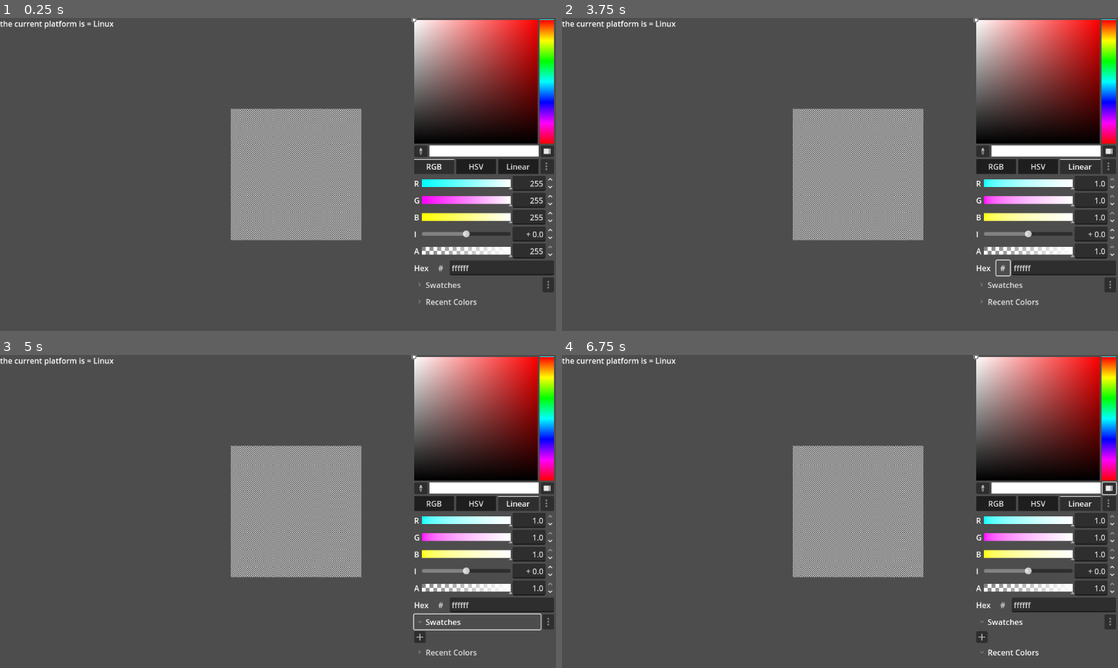
Above: before the commit, frames 1-4 (two rows, left to right).
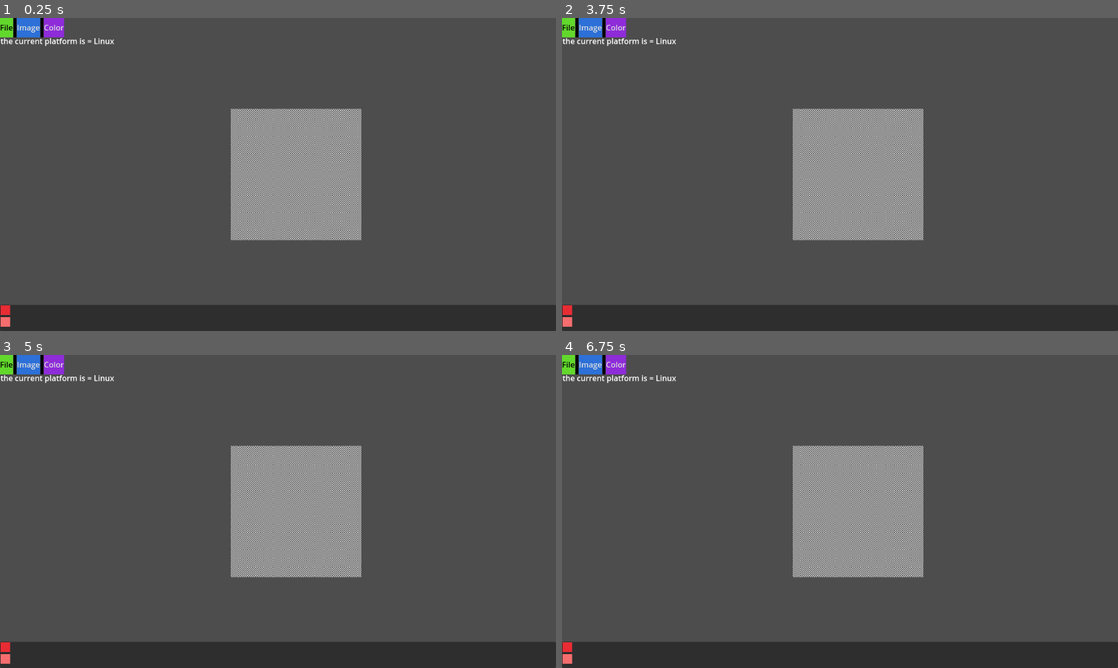
Above: after the commit, the same moments.

Repository: y1z/ms-pixel
Game: Godot game, scene res://Scenes/main.tscn
Two runs of this game, one before a commit and one after it. Both use one fixed random seed, a clock stepped at 60 frames per second and the inputs below.
Inputs (mouse positions are in pixels of both pictures, inside the frame that each line leads up to):
- Up to frame 1 (0.25 s): no input
- Up to frame 2 (3.75 s): click (984, 152) at 0.52 s; click (995, 165) at 1.25 s, where only the run before the commit has a clickable "RGB"; click (1040, 165) at 2 s, where only the run before the commit has a clickable "HSV"; click (1079, 165) at 2.75 s, where only the run before the commit has a clickable "Linear"; click (1001, 268) at 3.5 s, where only the run before the commit has a clickable "#"
- Up to frame 3 (5 s): click (478, 621) at 4.25 s, where only the run before the commit has a clickable "Swatches"
- Up to frame 4 (6.75 s): click (1045, 652) at 5 s, where only the run before the commit has a clickable "Recent Colors"; click (1106, 489) at 5.77 s; click (1106, 502) at 6.52 s

The runs differ from the first frame. In frame 1, 25% of the frame differs, in the area x 0-100%, y 0-100%; in frame 2, 25%; in frame 3, 25%; in frame 4, 25%.

Commit message:
everthing else

Diff:
--- a/Scenes/UI/debug_text.tscn
+++ b/Scenes/UI/debug_text.tscn
@@ -15,5 +15,7 @@
 
 [node name="Label" type="Label" parent="CanvasLayer"]
 unique_name_in_owner = true
-offset_right = 1.0
-offset_bottom = 23.0
+offset_left = 1.0
+offset_top = 36.0
+offset_right = 2.0
+offset_bottom = 59.0
--- a/Scenes/UI/desktop_ui.tscn
+++ b/Scenes/UI/desktop_ui.tscn
@@ -1,11 +1,254 @@
-[gd_scene format=3 uid="uid://dmpfwwg1ds5m8"]
+[gd_scene load_steps=18 format=3 uid="uid://dmpfwwg1ds5m8"]
+
+[ext_resource type="Script" uid="uid://n1uqsbjndnkt" path="res://Scripts/UI/desktop_ui.gd" id="1_vjaii"]
+[ext_resource type="PackedScene" uid="uid://naw1yrmeases" path="res://Entities/pigment.tscn" id="2_djg63"]
+
+[sub_resource type="Theme" id="Theme_2rurq"]
+
+[sub_resource type="StyleBoxFlat" id="StyleBoxFlat_2rurq"]
+bg_color = Color(0.38431373, 0.84705883, 0.17254902, 1)
+
+[sub_resource type="StyleBoxFlat" id="StyleBoxFlat_u85jc"]
+bg_color = Color(0.39498106, 0.8638287, 0.17334151, 1)
+
+[sub_resource type="StyleBoxFlat" id="StyleBoxFlat_etq4e"]
+bg_color = Color(0.2686825, 0.5886543, 0.13048649, 1)
+
+[sub_resource type="StyleBoxFlat" id="StyleBoxFlat_ff6eo"]
+bg_color = Color(0.38431373, 0.84705883, 0.17254902, 1)
+
+[sub_resource type="StyleBoxFlat" id="StyleBoxFlat_vjaii"]
+bg_color = Color(0, 0, 0, 1)
+expand_margin_left = 3.0
+expand_margin_right = 3.0
+
+[sub_resource type="StyleBoxFlat" id="StyleBoxFlat_djg63"]
+bg_color = Color(0.17254902, 0.4392157, 0.84705883, 1)
+
+[sub_resource type="StyleBoxFlat" id="StyleBoxFlat_64q37"]
+bg_color = Color(0.20357609, 0.4753403, 0.88863575, 1)
+
+[sub_resource type="StyleBoxFlat" id="StyleBoxFlat_oe4xj"]
+bg_color = Color(0.082102574, 0.28457257, 0.5885477, 1)
+
+[sub_resource type="StyleBoxFlat" id="StyleBoxFlat_iwsos"]
+bg_color = Color(0.20392157, 0.4745098, 0.8901961, 1)
+
+[sub_resource type="StyleBoxFlat" id="StyleBoxFlat_ixii8"]
+bg_color = Color(0.5529412, 0.17254902, 0.84705883, 1)
+
+[sub_resource type="StyleBoxFlat" id="StyleBoxFlat_vq7cb"]
+bg_color = Color(0.6862522, 0.39265135, 0.9658045, 1)
+
+[sub_resource type="StyleBoxFlat" id="StyleBoxFlat_72qej"]
+bg_color = Color(0.42969164, 0.102167614, 0.6707597, 1)
+
+[sub_resource type="StyleBoxFlat" id="StyleBoxFlat_24337"]
+bg_color = Color(0.36966333, 0.078116424, 0.57945824, 1)
+
+[sub_resource type="StyleBoxFlat" id="StyleBoxFlat_gxr8r"]
+bg_color = Color(0.5529412, 0.17254902, 0.84705883, 1)
 
 [node name="DesktopUi" type="Control"]
+visible = false
 layout_mode = 3
 anchors_preset = 15
 anchor_right = 1.0
 anchor_bottom = 1.0
 grow_horizontal = 2
 grow_vertical = 2
+script = ExtResource("1_vjaii")
 
 [node name="CanvasLayer" type="CanvasLayer" parent="."]
+
+[node name="Top bar" type="Control" parent="CanvasLayer"]
+layout_mode = 3
+anchors_preset = 10
+anchor_right = 1.0
+grow_horizontal = 2
+
+[node name="options" type="HBoxContainer" parent="CanvasLayer/Top bar"]
+layout_mode = 0
+offset_right = 40.0
+offset_bottom = 40.0
+
+[node name="file button" type="Button" parent="CanvasLayer/Top bar/options"]
+unique_name_in_owner = true
+layout_mode = 2
+theme = SubResource("Theme_2rurq")
+theme_override_colors/font_color = Color(0, 0, 0, 1)
+theme_override_colors/font_focus_color = Color(0, 0, 0, 1)
+theme_override_colors/font_pressed_color = Color(0, 0, 0, 1)
+theme_override_colors/font_hover_color = Color(0, 0, 0, 1)
+theme_override_styles/normal = SubResource("StyleBoxFlat_2rurq")
+theme_override_styles/pressed = SubResource("StyleBoxFlat_u85jc")
+theme_override_styles/hover = SubResource("StyleBoxFlat_etq4e")
+text = "File"
+
+[node name="file button sub-menu" type="Panel" parent="CanvasLayer/Top bar/options/file button"]
+unique_name_in_owner = true
+layout_mode = 0
+offset_top = 40.0
+offset_right = 224.0
+offset_bottom = 308.0
+theme_override_styles/panel = SubResource("StyleBoxFlat_ff6eo")
+
+[node name="VBoxContainer" type="VBoxContainer" parent="CanvasLayer/Top bar/options/file button/file button sub-menu"]
+layout_mode = 0
+offset_right = 223.0
+offset_bottom = 264.0
+
+[node name="Save" type="Button" parent="CanvasLayer/Top bar/options/file button/file button sub-menu/VBoxContainer"]
+layout_mode = 2
+text = "Save"
+alignment = 0
+
+[node name="Save as" type="Button" parent="CanvasLayer/Top bar/options/file button/file button sub-menu/VBoxContainer"]
+layout_mode = 2
+text = "Save"
+alignment = 0
+
+[node name="Load" type="Button" parent="CanvasLayer/Top bar/options/file button/file button sub-menu/VBoxContainer"]
+layout_mode = 2
+text = "Load"
+alignment = 0
+
+[node name="Export" type="Button" parent="CanvasLayer/Top bar/options/file button/file button sub-menu/VBoxContainer"]
+layout_mode = 2
+text = "Export
+"
+alignment = 0
+
+[node name="Export as" type="Button" parent="CanvasLayer/Top bar/options/file button/file button sub-menu/VBoxContainer"]
+layout_mode = 2
+text = "Export As
+"
+alignment = 0
+
+[node name="Quit" type="Button" parent="CanvasLayer/Top bar/options/file button/file button sub-menu/VBoxContainer"]
+layout_mode = 2
+text = "Quit"
+alignment = 0
+
+[node name="separator" type="Panel" parent="CanvasLayer/Top bar/options"]
+layout_mode = 2
+theme_override_styles/panel = SubResource("StyleBoxFlat_vjaii")
+
+[node name="image button" type="Button" parent="CanvasLayer/Top bar/options"]
+unique_name_in_owner = true
+layout_mode = 2
+theme = SubResource("Theme_2rurq")
+theme_override_styles/normal = SubResource("StyleBoxFlat_djg63")
+theme_override_styles/pressed = SubResource("StyleBoxFlat_64q37")
+theme_override_styles/hover = SubResource("StyleBoxFlat_oe4xj")
+text = "Image"
+
+[node name="image  button sub-menu" type="Panel" parent="CanvasLayer/Top bar/options/image button"]
+unique_name_in_owner = true
+visible = false
+layout_mode = 0
+offset_top = 40.0
+offset_right = 224.0
+offset_bottom = 308.0
+theme_override_styles/panel = SubResource("StyleBoxFlat_iwsos")
+
+[node name="VBoxContainer" type="VBoxContainer" parent="CanvasLayer/Top bar/options/image button/image  button sub-menu"]
+layout_mode = 0
+offset_right = 223.0
+offset_bottom = 264.0
+
+[node name="change size" type="Button" parent="CanvasLayer/Top bar/options/image button/image  button sub-menu/VBoxContainer"]
+layout_mode = 2
+text = "Change size"
+alignment = 0
+
+[node name="separator2" type="Panel" parent="CanvasLayer/Top bar/options"]
+layout_mode = 2
+theme_override_styles/panel = SubResource("StyleBoxFlat_vjaii")
+
+[node name="color button" type="Button" parent="CanvasLayer/Top bar/options"]
+unique_name_in_owner = true
+layout_mode = 2
+theme = SubResource("Theme_2rurq")
+theme_override_styles/normal = SubResource("StyleBoxFlat_ixii8")
+theme_override_styles/pressed = SubResource("StyleBoxFlat_vq7cb")
+theme_override_styles/hover = SubResource("StyleBoxFlat_72qej")
+theme_override_styles/hover_pressed = SubResource("StyleBoxFlat_24337")
+text = "Color"
+
+[node name="color button sub-menu" type="Panel" parent="CanvasLayer/Top bar/options/color button"]
+unique_name_in_owner = true
+visible = false
+layout_mode = 0
+offset_top = 40.0
+offset_right = 224.0
+offset_bottom = 308.0
+theme_override_styles/panel = SubResource("StyleBoxFlat_gxr8r")
+
+[node name="VBoxContainer" type="VBoxContainer" parent="CanvasLayer/Top bar/options/color button/color button sub-menu"]
+layout_mode = 0
+offset_right = 223.0
+offset_bottom = 264.0
+
+[node name="Save" type="Button" parent="CanvasLayer/Top bar/options/color button/color button sub-menu/VBoxContainer"]
+layout_mode = 2
+text = "Save"
+alignment = 0
+
+[node name="CheckBox" type="CheckBox" parent="CanvasLayer/Top bar/options/color button/color button sub-menu/VBoxContainer"]
+unique_name_in_owner = true
+layout_mode = 2
+
+[node name="Label" type="Label" parent="CanvasLayer/Top bar/options/color button/color button sub-menu/VBoxContainer/CheckBox"]
+layout_mode = 0
+offset_left = 25.0
+offset_right = 65.0
+offset_bottom = 23.0
+text = "turn on color picker"
+
+[node name="Export as" type="Button" parent="CanvasLayer/Top bar/options/color button/color button sub-menu/VBoxContainer"]
+layout_mode = 2
+text = "Export As
+"
+alignment = 0
+
+[node name="Quit" type="Button" parent="CanvasLayer/Top bar/options/color button/color button sub-menu/VBoxContainer"]
+layout_mode = 2
+text = "Quit"
+alignment = 0
+
+[node name="color picker" type="ColorPicker" parent="CanvasLayer"]
+unique_name_in_owner = true
+offset_left = 819.0
+offset_top = 14.0
+offset_right = 1117.0
+offset_bottom = 621.0
+
+[node name="Pigment container" type="Panel" parent="CanvasLayer"]
+anchors_preset = 12
+anchor_top = 1.0
+anchor_right = 1.0
+anchor_bottom = 1.0
+offset_top = -54.0
+grow_horizontal = 2
+grow_vertical = 0
+
+[node name="VBoxContainer" type="VBoxContainer" parent="CanvasLayer/Pigment container"]
+layout_mode = 0
+offset_right = 40.78
+offset_bottom = 54.255
+
+[node name="HBoxContainer" type="HBoxContainer" parent="CanvasLayer/Pigment container/VBoxContainer"]
+custom_minimum_size = Vector2(0, 20)
+layout_mode = 2
+
+[node name="Pigment" parent="CanvasLayer/Pigment container/VBoxContainer/HBoxContainer" instance=ExtResource("2_djg63")]
+layout_mode = 2
+color = Color(0.90752995, 0.17277202, 0.20217305, 1)
+
+[node name="HBoxContainer2" type="HBoxContainer" parent="CanvasLayer/Pigment container/VBoxContainer"]
+layout_mode = 2
+
+[node name="Pigment" parent="CanvasLayer/Pigment container/VBoxContainer/HBoxContainer2" instance=ExtResource("2_djg63")]
+layout_mode = 2
+color = Color(0.9604061, 0.42953053, 0.42978933, 1)
--- a/Scenes/main.tscn
+++ b/Scenes/main.tscn
@@ -1,10 +1,11 @@
-[gd_scene load_steps=8 format=3 uid="uid://dcj8i1iuuxwol"]
+[gd_scene load_steps=9 format=3 uid="uid://dcj8i1iuuxwol"]
 
 [ext_resource type="Script" uid="uid://fuagb7papkb1" path="res://Scripts/main_manager.gd" id="1_6bp64"]
 [ext_resource type="Script" uid="uid://shcvhalbb7kh" path="res://Scripts/ms_pixel_camera.gd" id="3_344ge"]
 [ext_resource type="PackedScene" uid="uid://08m12oqbyi11" path="res://Scenes/UI/test_ui.tscn" id="4_6bp64"]
 [ext_resource type="PackedScene" uid="uid://cjcdpcj4atgb8" path="res://Entities/pixel.tscn" id="4_jjvhh"]
 [ext_resource type="PackedScene" uid="uid://dho8n6ljfikmk" path="res://Scenes/UI/debug_text.tscn" id="5_21xkr"]
+[ext_resource type="PackedScene" uid="uid://dmpfwwg1ds5m8" path="res://Scenes/UI/desktop_ui.tscn" id="6_344ge"]
 [ext_resource type="Script" uid="uid://b6gggrfm4eoxx" path="res://Scripts/canvas.gd" id="7_6bp64"]
 [ext_resource type="PackedScene" uid="uid://b0y72jva17rmj" path="res://Entities/pixel_canvas.tscn" id="7_344ge"]
 
@@ -24,8 +25,16 @@
 
 [node name="TestUi" parent="scene_camera" instance=ExtResource("4_6bp64")]
 unique_name_in_owner = true
+visible = false
 
 [node name="DebugText" parent="scene_camera" instance=ExtResource("5_21xkr")]
+visible = false
+offset_left = -163.0
+offset_top = -75.0
+offset_right = -157.0
+offset_bottom = -75.0
+
+[node name="DesktopUi" parent="scene_camera" instance=ExtResource("6_344ge")]
 
 [node name="Node2D" type="Node2D" parent="."]
 visible = false
--- a/Scripts/gd_pixel_canvas.gd
+++ b/Scripts/gd_pixel_canvas.gd
@@ -69,8 +69,6 @@
 
 func resize(new_width: int, new_height:int) -> void:
 	var new_image:Image = create_empty_image(new_width, new_height);
-	var new_image_size: Vector2i = Vector2i(new_image.get_width(), new_image.get_height())
-	var current_image_size: Vector2i = Vector2i(raw_image.get_width(), raw_image.get_height())
 
 	new_image = give_default_pattern(new_image)
 	new_image = copy_existing_image(new_image,raw_image)
--- a/Scripts/ui_test_script.gd
+++ b/Scripts/ui_test_script.gd
@@ -8,6 +8,7 @@
 func _ready() -> void:
 	OS.get_name()
 	color_picker = %"color picker"
+	color_picker.visible = false
 
 
 func get_current_color() -> Color:
--- a/Scripts/user_data.gd
+++ b/Scripts/user_data.gd
@@ -14,6 +14,8 @@
 var start_point: Vector2i
 var end_point: Vector2i
 
+var connected_color_picker: ColorPicker = null
+
 
 func _ready() -> void:
 	current_color = Color(1,1,1,1.0);
@@ -25,5 +27,16 @@
 	print_rich("[b]",DrawModes.find_key(draw_modes),"[/b]")
 
 
-func set_draw_mode(new_draw_mode:DrawModes) -> void:
+func set_draw_mode(new_draw_mode: DrawModes) -> void:
 	draw_modes = new_draw_mode;
+
+
+func connect_to_color_picker(color_picker: ColorPicker) -> void:
+	connected_color_picker = color_picker
+	color_picker.color_changed.connect(cb_on_color_picker_change)
+	pass
+
+
+func cb_on_color_picker_change(color: Color) -> void:
+	current_color = color
+	pass
